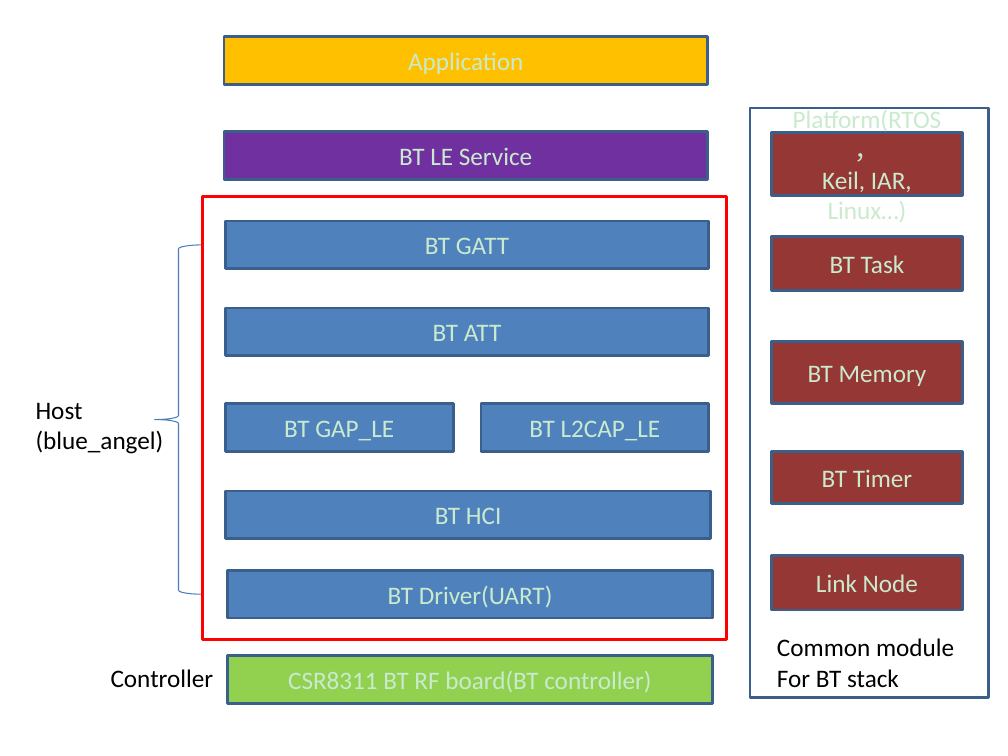
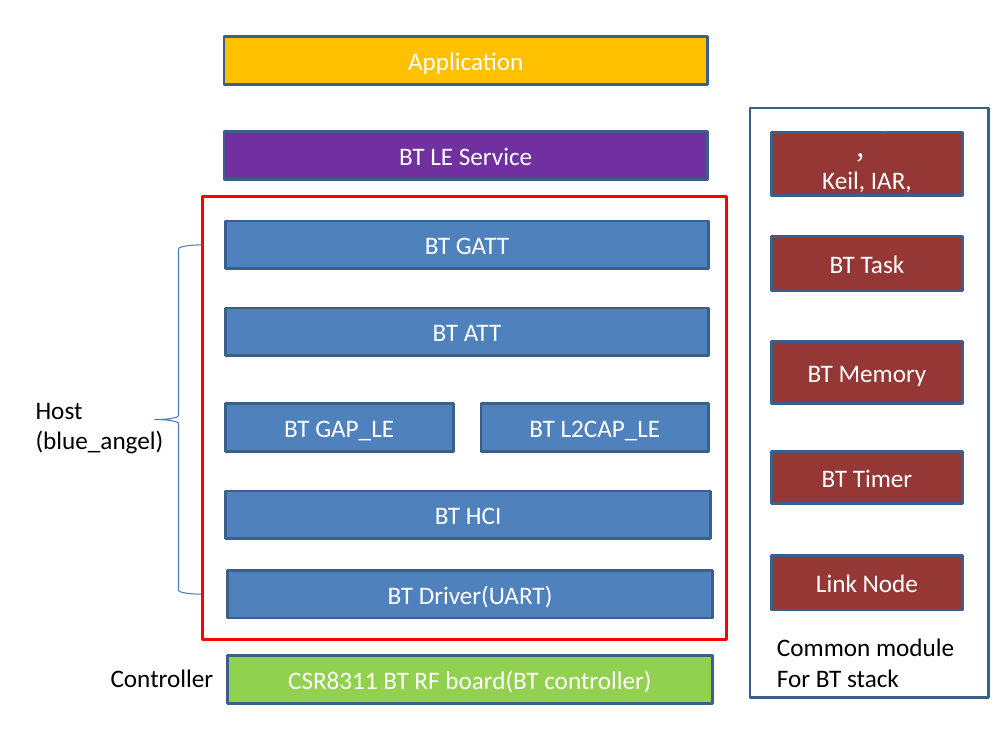
Before and after one commit to xihua13104/blue_angel, a slide deck: slide 2 of bluetooth_basic_v0.1/Doc/软件架构.pptx. Drawn at 1008x756 pixels with LibreOffice and Linux fonts; fonts in the diff are those of the drawing. Boxes give left, top, right and bottom in pixels: in the first picture for what was removed or moved away, otherwise in the second. Text is boxed around its words. In the diff, an @@ line names an element or a change of style, - is before the commit and + after.

Commit message:
check in bt driver code

```diff
--- a/bluetooth_basic_v0.1/Doc/软件架构.pptx
+++ b/bluetooth_basic_v0.1/Doc/软件架构.pptx
@@ background #CAEACE to #FFFFFF @@
@@ text colour #CAEACE to #FFFFFF in 14 elements at [228,571,713,618], [228,656,713,704], [226,491,711,538], [225,404,453,452], [481,404,709,452], [225,308,709,356], [225,221,709,268], [224,132,708,179], [224,36,708,84], [772,452,963,504], [772,342,963,404], [772,236,963,290], [772,133,963,196], [772,555,963,610] @@
```
Also in this commit, not shown: 3 other slides changed, 22 other files.
